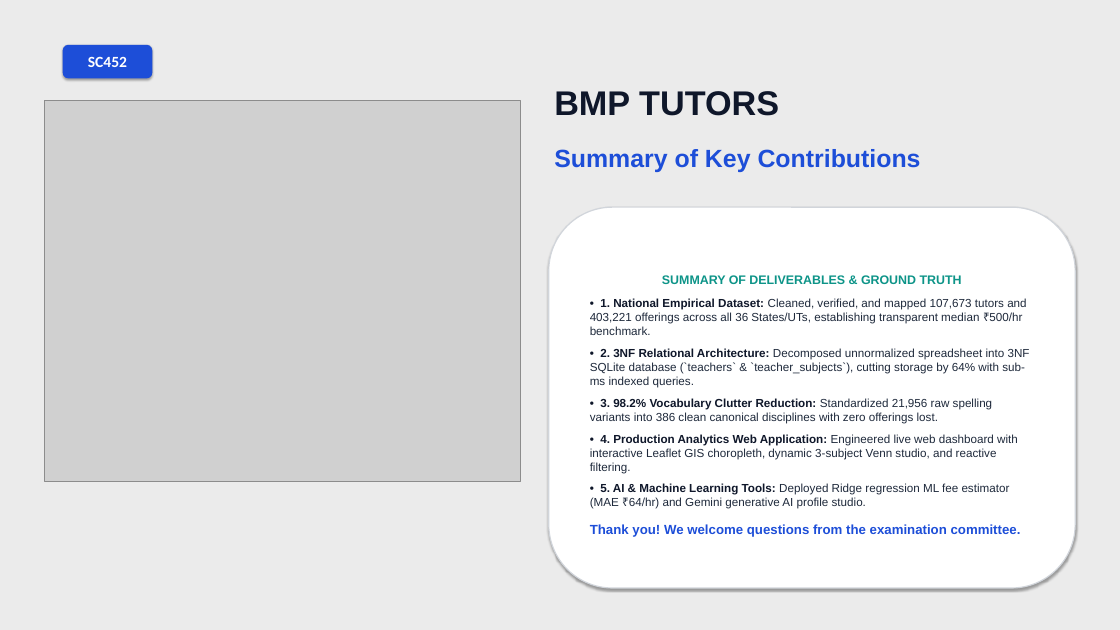
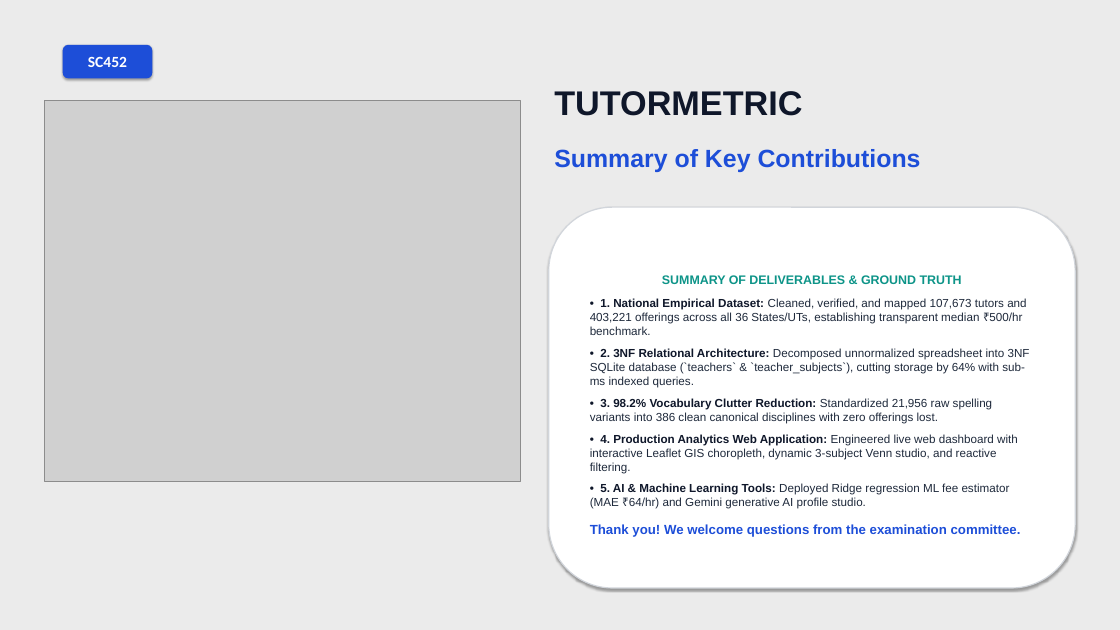
Before and after one commit to nilesh7757/BMPTUTORS, a slide deck: slide 20 of BMP_Tutors_Master_Presentation.pptx. Drawn at 1120x630 pixels with LibreOffice and Linux fonts; fonts in the diff are those of the drawing; grey boxes stand for pictures. Boxes give left, top, right and bottom in pixels: in the first picture for what was removed or moved away, otherwise in the second. Text is boxed around its words. In the diff, an @@ line names an element or a change of style, - is before the commit and + after.

Commit message:
Update project branding to TutorMetric and category to B.Tech Mini Project across all presentations, app templates, and dossiers

```diff
--- a/BMP_Tutors_Master_Presentation.pptx
+++ b/BMP_Tutors_Master_Presentation.pptx
@@ text at (554, 91, 802, 116): text changed @@
-BMP TUTORS
+TUTORMETRIC
```
Also in this commit, not shown: 2 other slides changed, 7 other files.
